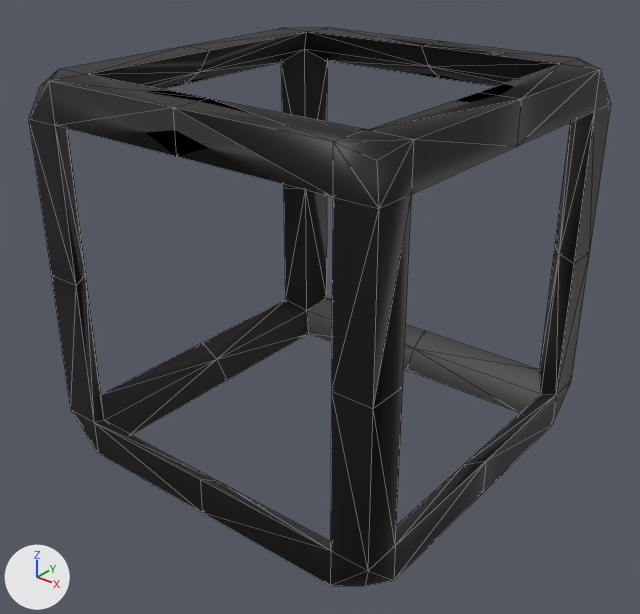
One commit to the OBJ model assets/models/aquarium.obj: the scene before it, then after it.
Before and after are seen from a 50 mm lens placed at (2.64, -3.37, 1.82), pointed at (0.03, -0.11, -0.2). The lights are fixed; the arrows at lower left show +X, +Y and +Z. Mesh edges are drawn as thin lines. Where no turn or scale is listed for an object, it has been applied to the vertices.
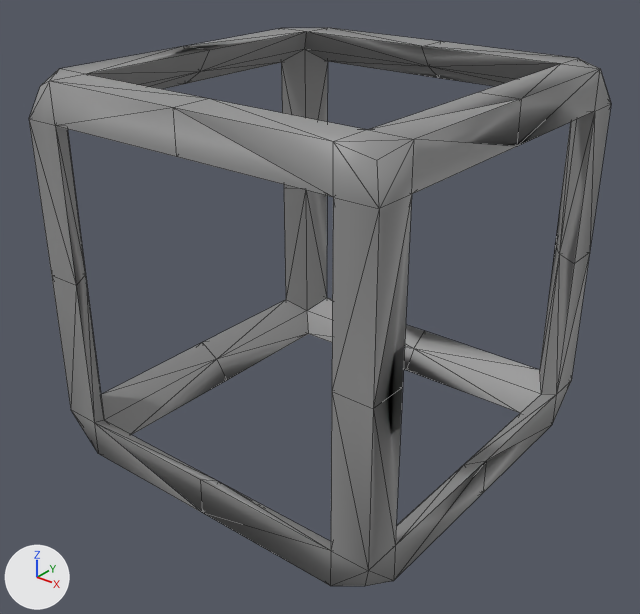
Where the change shows, as pixel boxes [x1, y1, x2, y2] in the pictures (640 x 614 px):
'Cube', recoloured, reshaped (black to grey)
    both: [29, 28, 611, 586]

The change in detail:
Material 'Material.001' (mat_material_001) changes colour from black #000000 to grey #949494; in linear values from (0.0, 0.0, 0.0) to (0.295, 0.295, 0.295).
me_cube has 112 vertices, 264 faces and spans x -1.0..1.0, y -1.0..1.0, z -1.0..1.0.
me_cube is used by ob_cube; location (0.0, 0.0, 0.0).
me_cube part 1: the whole mesh is multiplied about its middle by the matrix ((0.0, 0.0, -1.0), (1.0, 0.0, 0.0), (0.0, -1.0, 0.0)).
